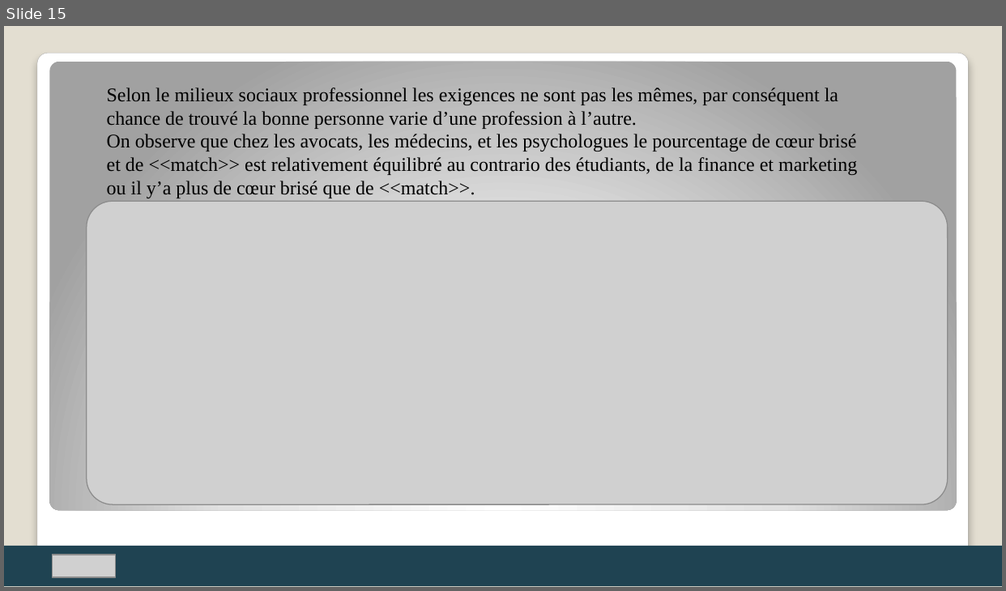
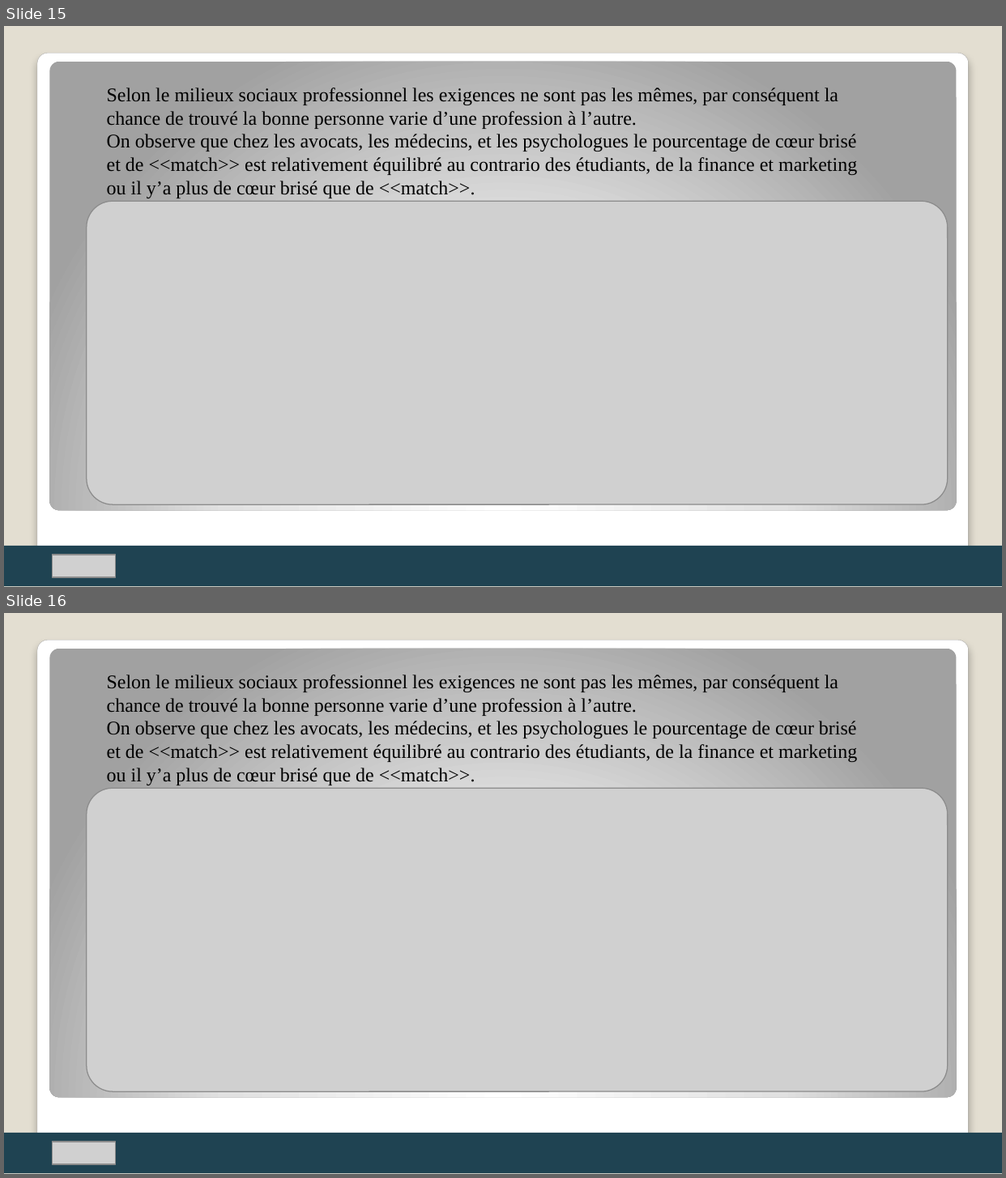
Before and after one commit to ZoziLaMalice/speed_dating, a slide deck: Rendu/Speed-dating.pptx. Shown one above the other, each under a label of ours: slide 15 before the commit, slides 15 and 16 after it. The pictures are 1006x591 and 1006x1178 pixels, drawn with LibreOffice and Linux fonts; fonts in the diff are those of the drawing; grey boxes stand for pictures. Boxes give left, top, right and bottom in pixels: in the first picture for what was removed or moved away, otherwise in the second. Text is boxed around its words. In the diff, an @@ line names an element or a change of style, - is before the commit and + after.

```diff
--- a/Rendu/Speed-dating.pptx
+++ b/Rendu/Speed-dating.pptx
@@ slide 16 added at (4,613,1002,1174), background #E3DED1; not listed: 2 template elements that a slide beside it also shows @@
@@ text added at (107,675,857,786), 14 pt, text #000000 @@
+Selon le milieux sociaux professionnel les exigences ne sont pas les mêmes, par conséquent la chance de trouvé la bonne personne varie d’une profession à l’autre.
+On observe que chez les avocats, les médecins, et les psychologues le pourcentage de cœur brisé et de <<match>> est relativement équilibré au contrario des étudiants, de la finance et marketing ou il y’a plus de cœur brisé que de <<match>>.
@@ picture added at (87,789,948,1092) @@
@@ rectangle added at (4,1133,1002,1174), fill #1F4352 @@
@@ picture added at (53,1142,116,1165) @@
```
Also in this commit, not shown: 1 other slide added, 1 slide removed.
